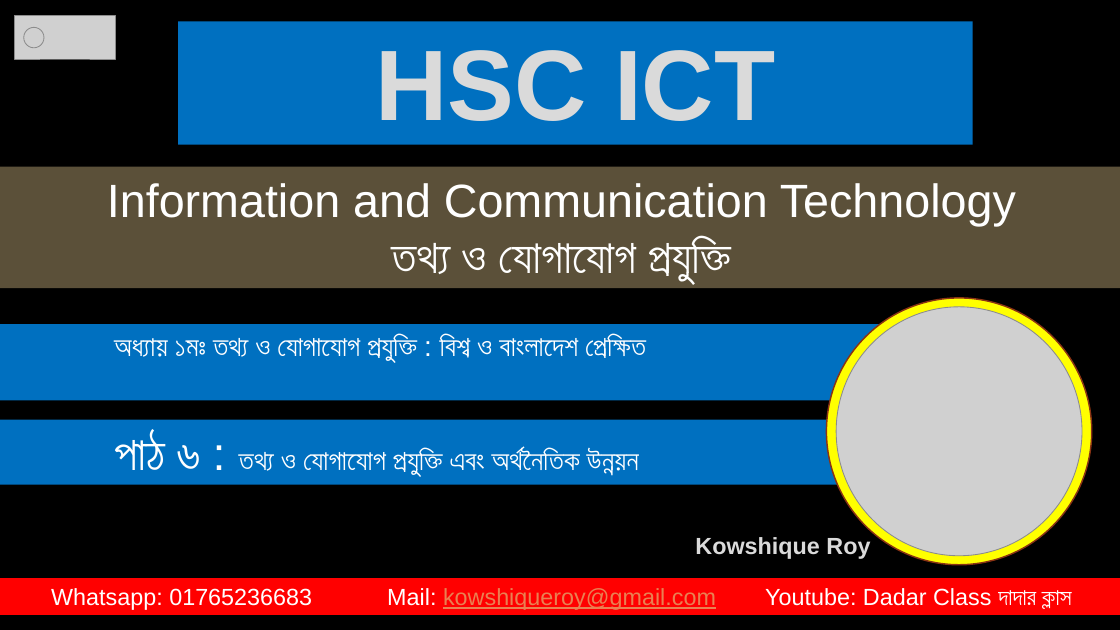
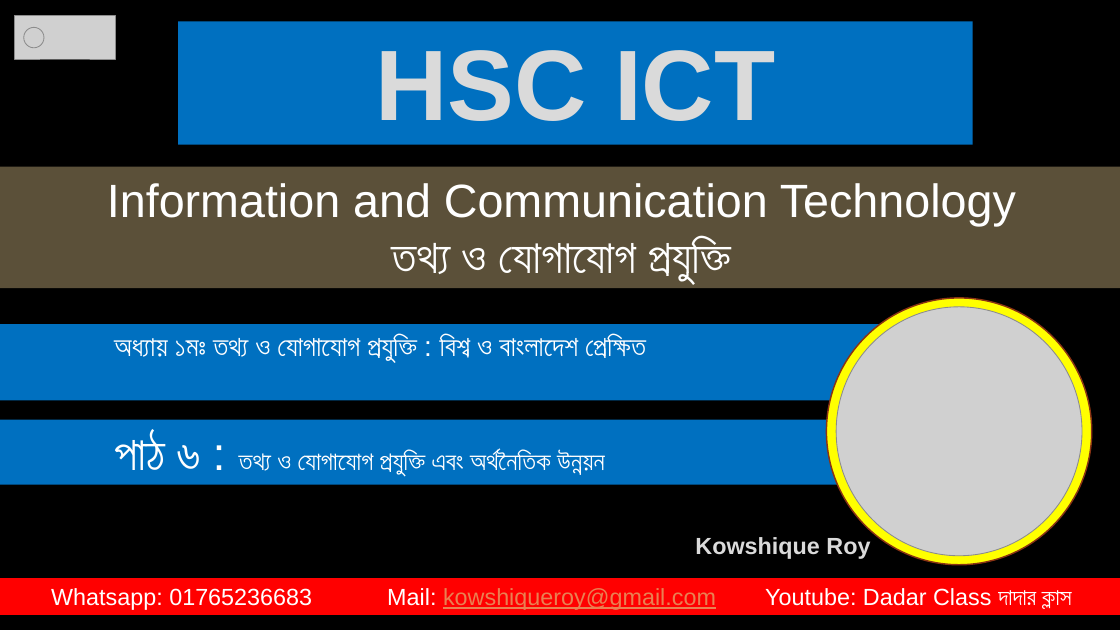
Before and after one commit to kowshiqueroy/HSC-ICT-Slides, a slide deck: slide 1 of Chapter1/HSC-ICT-1.6.pptx. Drawn at 1120x630 pixels with LibreOffice and Linux fonts; fonts in the diff are those of the drawing; grey boxes stand for pictures; background and template pictures are left out. Boxes give left, top, right and bottom in pixels: in the first picture for what was removed or moved away, otherwise in the second. Text is boxed around its words. In the diff, an @@ line names an element or a change of style, - is before the commit and + after.

```diff
--- a/Chapter1/HSC-ICT-1.6.pptx
+++ b/Chapter1/HSC-ICT-1.6.pptx
@@ rectangle "পাঠ ৬ : তথ্য ও ..." at <box>0,420,915,485</box>: size 24 to 22 pt in "তথ্য ও যোগাযোগ প্রযুক্তি এবং অর্থনৈতিক উন্নয়ন" @@
```
